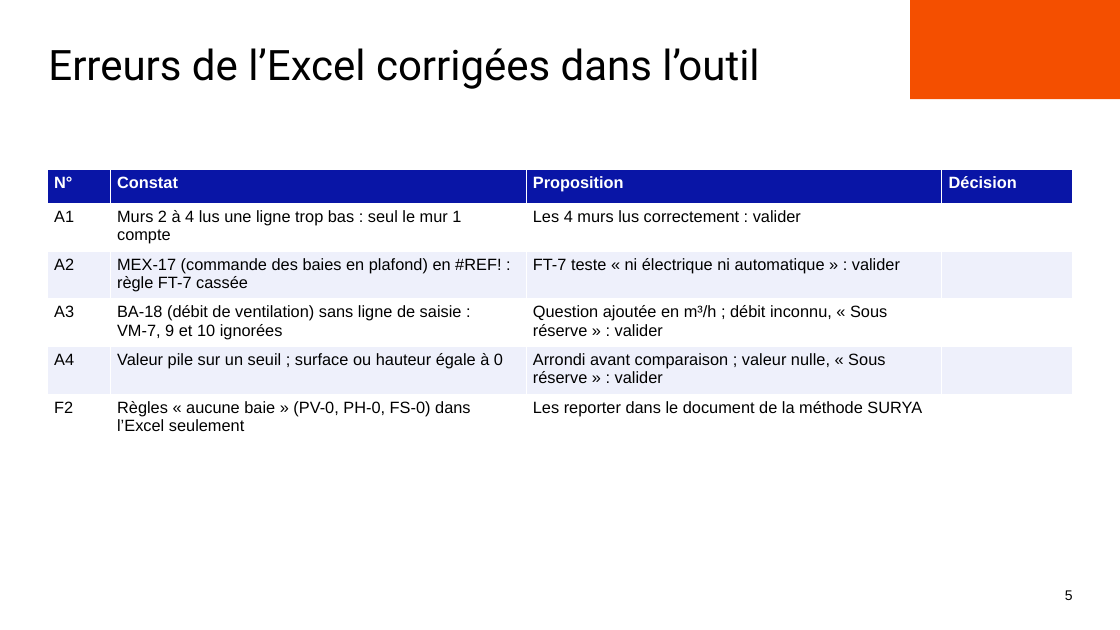
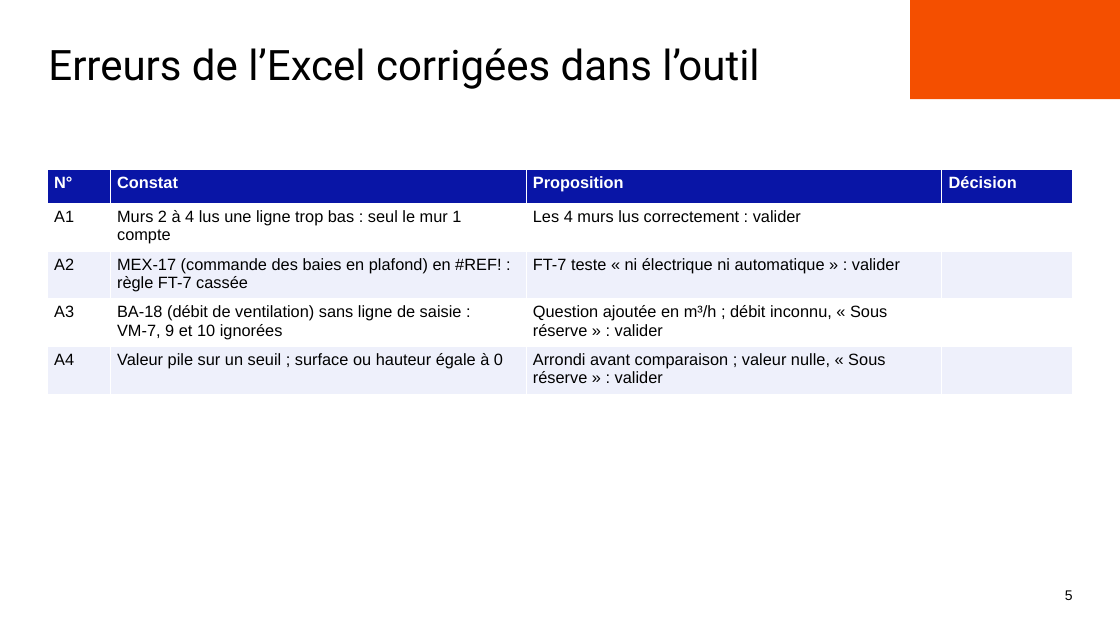
Before and after one commit to benjaminlallemand44/outilplancanicule_methodosurya, a slide deck: slide 5 of docs/presentation/Points_a_trancher_reunion.pptx. Drawn at 1120x630 pixels with LibreOffice and Linux fonts; fonts in the diff are those of the drawing; background and template pictures are left out. Boxes give left, top, right and bottom in pixels: in the first picture for what was removed or moved away, otherwise in the second. Text is boxed around its words. In the diff, an @@ line names an element or a change of style, - is before the commit and + after.

```diff
--- a/docs/presentation/Points_a_trancher_reunion.pptx
+++ b/docs/presentation/Points_a_trancher_reunion.pptx
@@ table at <box>47,170,1072,387</box> @@
-row 6: F2 | Règles « aucune baie » (PV-0, PH-0, FS-0) dans l’Excel seulement | Les reporter dans le document de la méthode SURYA | 
```
Also in this commit, not shown: 8 other slides changed, 3 slides added, 1 other file.
